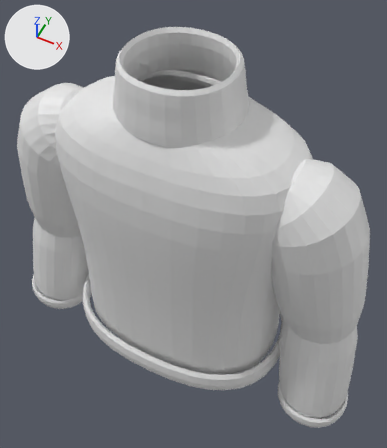
The glTF model models/top9.glb: old version first, new version second.
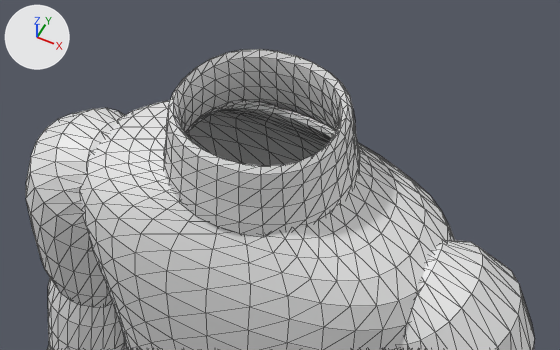
Old and new are each drawn whole from a camera (50 mm lens) standing at (0.283, -0.516, 1.811) and looking at (0.015, 0.019, 1.142) and again close up from a camera (50 mm lens) standing at (0.235, -0.42, 1.91) and looking at (0.027, -0.005, 1.391). The lights are fixed; the arrows at upper left show +X, +Y and +Z. The last two pictures show the newer version. The close-ups show mesh edges as thin lines.

Script lines for the objects in view, before the commit:
```python
me_sleeveal = bpy.data.meshes.new('sleeveAL')
me_sleeveal.from_pydata(...)  # 218 vertices, 432 faces; spans x 0.141..0.314, y -0.069..0.077, z 1.019..1.351
me_sleeveal.materials.append(mat_top)  # white #e7e7e7
me_sleevebr = bpy.data.meshes.new('sleeveBR')
me_sleevebr.from_pydata(...)  # 218 vertices, 432 faces; spans x -0.344..-0.201, y -0.078..0.064, z 0.826..1.078
me_sleevebr.materials.append(mat_top)  # white #e7e7e7
me_turtle = bpy.data.meshes.new('turtle')
me_turtle.from_pydata(...)  # 336 vertices, 672 faces; spans x -0.092..0.092, y -0.073..0.097, z 1.373..1.453
me_turtle.materials.append(mat_top)  # white #e7e7e7
ob_arml1_top_sleeveal = bpy.data.objects.new('armL1.top.sleeveAL', me_sleeveal)
ob_arml1_top_sleeveal.location = (0.0, 0.0, 0.0)
ob_armr2_top_sleevebr = bpy.data.objects.new('armR2.top.sleeveBR', me_sleevebr)
ob_armr2_top_sleevebr.location = (0.0, 0.0, 0.0)
ob_body_top_turtle = bpy.data.objects.new('body.top.turtle', me_turtle)
ob_body_top_turtle.location = (0.0, 0.0, 0.0)
# also in view: 'body.top.body' at (0.0, 0.008, 1.14); 'armR1.top.sleeveAR' at (-0.228, 0.004, 1.185)
```
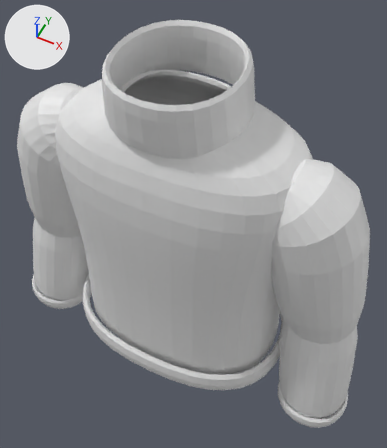
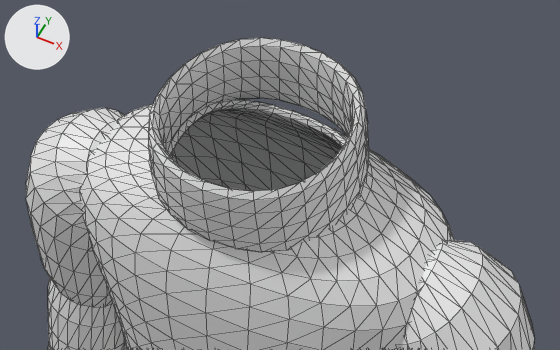
Changed parts and their boxes [x1, y1, x2, y2] in the close-ups (560 x 350 px):
'body.top.turtle', reshaped (13% wider, 14% taller): before [164, 49, 360, 237]; after [148, 38, 369, 252]

The change, as a list of edits to the scene's bpy script:
```text
Change me_turtle:
    used by ob_body_top_turtle; location = (0.0, 0.0, 0.0)
    remove me_turtle.from_pydata(...)  # 336 vertices, 672 faces; spans x -0.092..0.092, y -0.073..0.097, z 1.373..1.453
    add me_turtle.from_pydata(...)  # 336 vertices, 672 faces; spans x -0.099..0.099, y -0.089..0.105, z 1.368..1.457
    me_turtle part 1: 336 of 336 vertices moved; they spanned x -0.092..0.092, y -0.073..0.097, z 1.373..1.453 and now span x -0.099..0.099, y -0.089..0.105, z 1.368..1.457; mean shift (0.0, -0.004, -0.001)
```
